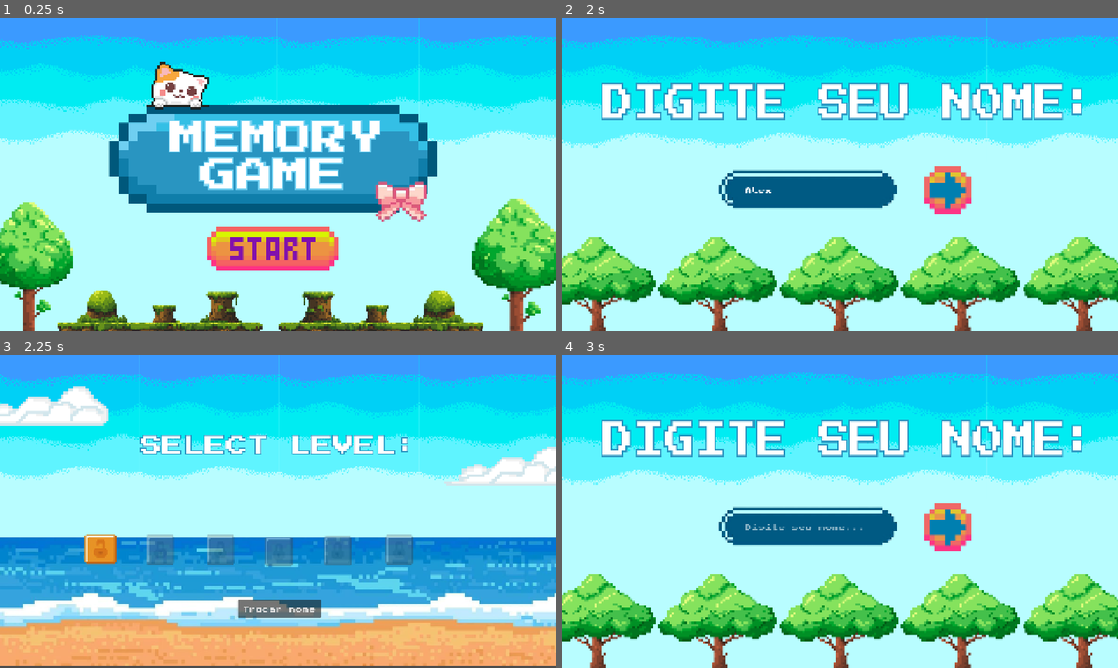
Above: before the commit, frames 1-4 (two rows, left to right).
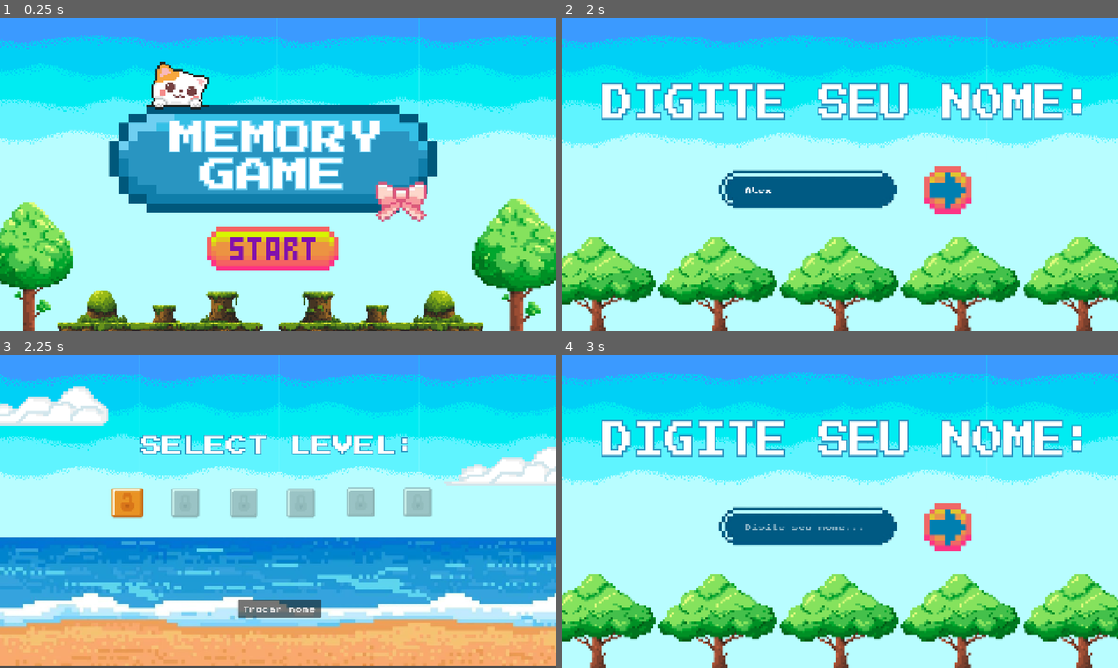
Above: after the commit, the same moments.

Repository: yaraalmeidaz/memory-game
Game: Godot game, scene res://scenes/ui/StartScreen.tscn
Two runs of this game, one before a commit and one after it. Both use one fixed random seed, a clock stepped at 60 frames per second and the inputs below.
Inputs (mouse positions are in pixels of both pictures, inside the frame that each line leads up to):
- Up to frame 1 (0.25 s): no input
- Up to frame 2 (2 s): click (834, 249) at 0.5 s; click (812, 190) at 1.27 s; type "Alex" at 1.35 s
- Up to frame 3 (2.25 s): click (383, 524) at 2 s
- Up to frame 4 (3 s): click "Trocar nome" at 2.75 s

Frames 1-2 are identical in both runs. In frame 3, 5.9% of the frame differs, in the area x 15-78%, y 42-68%; in frame 4, nothing differs.

Commit message:
Ajustes no LevelSelect e cena

Diff:
--- a/memory-game/node_2d.tscn
+++ b/memory-game/node_2d.tscn
@@ -97,7 +97,7 @@
 }
 
 [sub_resource type="RectangleShape2D" id="RectangleShape2D_epypp"]
-size = Vector2(725, 1102)
+size = Vector2(388, 580)
 
 [node name="Node2D" type="Node2D"]
 scale = Vector2(0.25, 0.25)
@@ -128,7 +128,7 @@
 position = Vector2(852, 524)
 
 [node name="CollisionShape2D" type="CollisionShape2D" parent="Area2D"]
-position = Vector2(204, 96)
+position = Vector2(218, 94)
 shape = SubResource("RectangleShape2D_epypp")
 
 [connection signal="input_event" from="Area2D" to="." method="_on_area_2d_input_event"]
--- a/memory-game/scenes/ui/LevelSelect.tscn
+++ b/memory-game/scenes/ui/LevelSelect.tscn
@@ -14,20 +14,21 @@
 script = ExtResource("1")
 
 [node name="VBox" type="Control" parent="."]
-anchors_preset = 0
+layout_mode = 1
+anchors_preset = 15
 anchor_right = 1.0
 anchor_bottom = 1.0
 
 [node name="Scroll" type="ScrollContainer" parent="VBox"]
 custom_minimum_size = Vector2(520, 300)
 layout_mode = 0
-offset_left = 125.0
-offset_top = 190.0
-offset_right = 1170.0
-offset_bottom = 726.0
+offset_left = 191.0
+offset_top = 164.0
+offset_right = 1134.0
+offset_bottom = 700.0
 script = ExtResource("2")
 enabled = true
-position_px = Vector2(125, 190)
+position_px = Vector2(191, 164)
 
 [node name="Grid" type="Control" parent="VBox/Scroll"]
 layout_mode = 2
@@ -35,86 +36,74 @@
 [node name="Level1" type="Button" parent="VBox/Scroll/Grid"]
 custom_minimum_size = Vector2(52, 46)
 layout_mode = 0
-offset_left = 72.0
-offset_top = 223.0
-offset_right = 192.0
-offset_bottom = 317.0
+offset_left = 70.0
+offset_top = 138.0
+offset_right = 190.0
+offset_bottom = 232.0
 text = "Nível 1"
 script = ExtResource("2")
 enabled = true
-position_px = Vector2(72, 223)
+position_px = Vector2(70, 138)
 
 [node name="Level2" type="Button" parent="VBox/Scroll/Grid"]
 custom_minimum_size = Vector2(52, 46)
 layout_mode = 0
-offset_left = 216.0
-offset_top = 225.0
-offset_right = 336.0
-offset_bottom = 319.0
+offset_left = 210.0
+offset_top = 138.0
+offset_right = 330.0
+offset_bottom = 232.0
 text = "Nível 1"
 script = ExtResource("2")
 enabled = true
-position_px = Vector2(216, 225)
+position_px = Vector2(210, 138)
 
 [node name="Level3" type="Button" parent="VBox/Scroll/Grid"]
 custom_minimum_size = Vector2(52, 46)
 layout_mode = 0
-offset_left = 360.0
-offset_top = 225.0
-offset_right = 480.0
-offset_bottom = 319.0
+offset_left = 350.0
+offset_top = 138.0
+offset_right = 470.0
+offset_bottom = 232.0
 text = "Nível 1"
 script = ExtResource("2")
 enabled = true
-position_px = Vector2(360, 225)
+position_px = Vector2(350, 138)
 
 [node name="Level4" type="Button" parent="VBox/Scroll/Grid"]
 custom_minimum_size = Vector2(52, 46)
 layout_mode = 0
-offset_left = 500.0
-offset_top = 229.0
-offset_right = 620.0
-offset_bottom = 323.0
+offset_left = 487.0
+offset_top = 139.0
+offset_right = 607.0
+offset_bottom = 233.0
 text = "Nível 1"
 script = ExtResource("2")
 enabled = true
-position_px = Vector2(500, 229)
+position_px = Vector2(487, 139)
 
 [node name="Level5" type="Button" parent="VBox/Scroll/Grid"]
 custom_minimum_size = Vector2(52, 46)
 layout_mode = 0
-offset_left = 641.0
-offset_top = 227.0
-offset_right = 761.0
-offset_bottom = 321.0
+offset_left = 630.0
+offset_top = 137.0
+offset_right = 750.0
+offset_bottom = 231.0
 text = "Nível 1"
 script = ExtResource("2")
 enabled = true
-position_px = Vector2(641, 227)
+position_px = Vector2(630, 137)
 
 [node name="Level6" type="Button" parent="VBox/Scroll/Grid"]
 custom_minimum_size = Vector2(52, 46)
 layout_mode = 0
-offset_left = 789.0
-offset_top = 225.0
-offset_right = 909.0
-offset_bottom = 319.0
+offset_left = 767.0
+offset_top = 137.0
+offset_right = 887.0
+offset_bottom = 231.0
 text = "Nível 1"
 script = ExtResource("2")
 enabled = true
-position_px = Vector2(789, 225)
-
-[node name="Level7" type="Button" parent="VBox/Scroll/Grid"]
-custom_minimum_size = Vector2(52, 46)
-layout_mode = 0
-offset_left = 939.0
-offset_top = 230.0
-offset_right = 1059.0
-offset_bottom = 324.0
-text = "Nível 1"
-script = ExtResource("2")
-enabled = true
-position_px = Vector2(939, 230)
+position_px = Vector2(767, 137)
 
 [node name="Back" type="Button" parent="VBox"]
 custom_minimum_size = Vector2(200, 44)
Not shown: 1 places in memory-game/node_2d.tscn that only renumber resources
